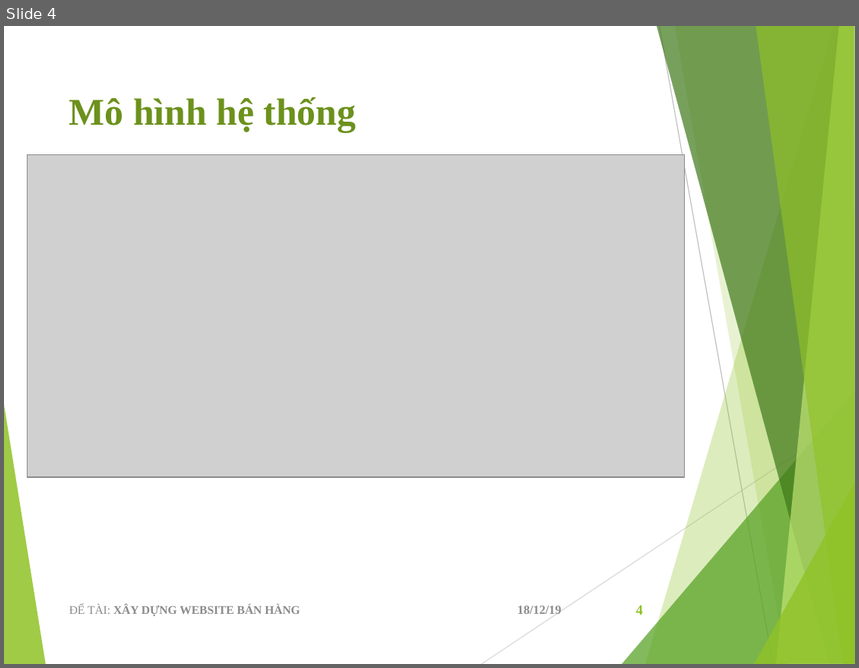
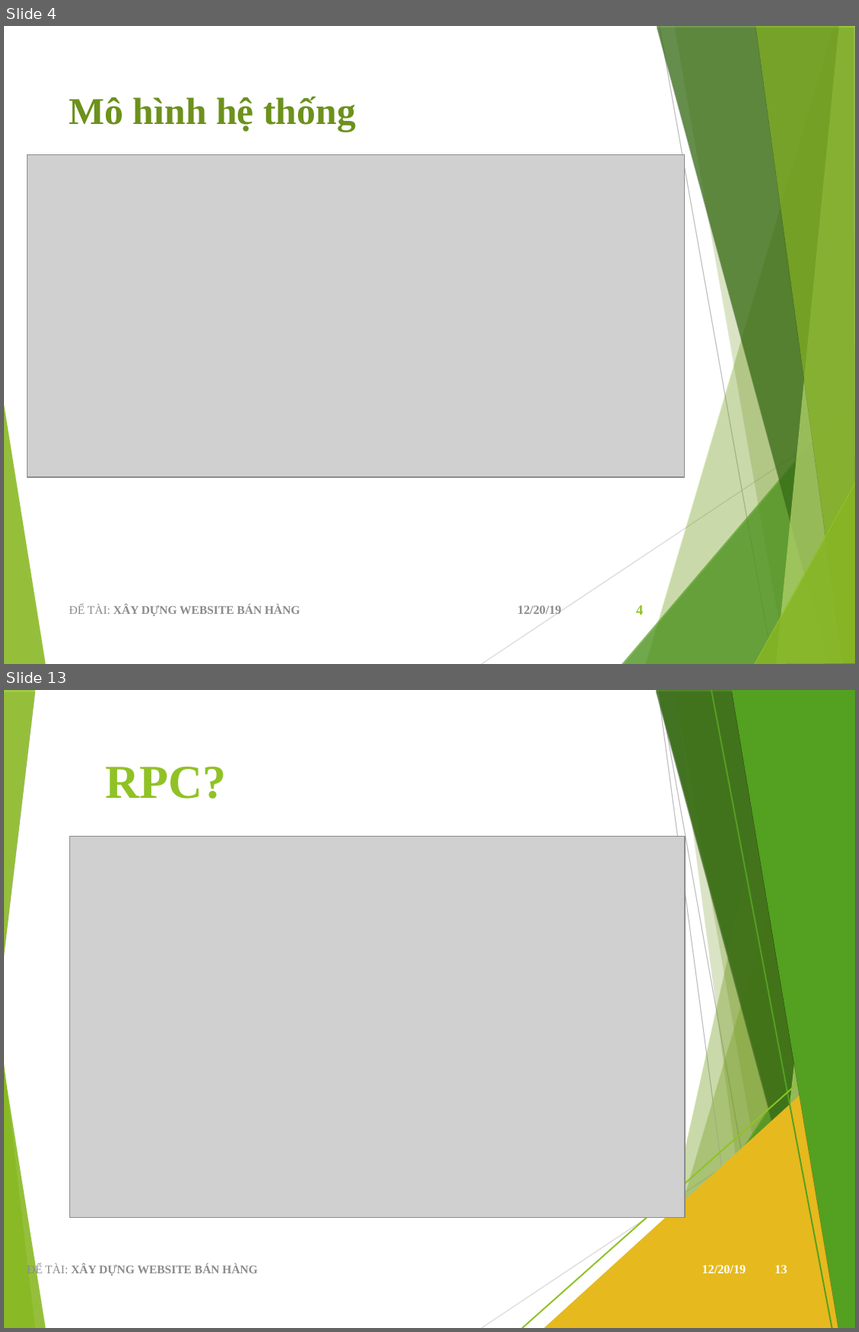
Before and after one commit to viet97/doandocs, a slide deck: DATN_Presentation.pptx. Shown one above the other, each under a label of ours: slide 4 before the commit, slides 4 and 13 after it; the slides between them are not shown. The pictures are 859x668 and 859x1332 pixels, drawn with LibreOffice and Linux fonts; fonts in the diff are those of the drawing; grey boxes stand for pictures. Boxes give left, top, right and bottom in pixels: in the first picture for what was removed or moved away, otherwise in the second. Text is boxed around its words. In the diff, an @@ line names an element or a change of style, - is before the commit and + after.

```diff
--- a/DATN_Presentation.pptx
+++ b/DATN_Presentation.pptx
@@ slide 13 added at [4, 690, 855, 1328], background #FFFFFF; not listed: 10 template elements that a slide beside it also shows @@
@@ triangle added at [4, 690, 35, 954], fill #90C226 at 85% opacity @@
@@ line added from (712, 690) to (832, 1328), #54A021 1.25 pt @@
@@ freeform shape added at [732, 690, 855, 1328], fill #54A021 @@
@@ text added at [106, 767, 227, 799], 40 pt, text #90C226, bold @@
+RPC?
@@ picture added at [69, 837, 685, 1217] @@
@@ line added from (855, 1033) to (522, 1328), #90C226 1.25 pt @@
@@ triangle added at [544, 1046, 855, 1328], fill #E6B91E @@
@@ group added at [4, 690, 855, 1328]: 5 freeform shapes, 3 triangles, 2 lines @@
@@ text added at [27, 1265, 258, 1277], 10 pt, text #8B8B8B, bold @@
+ĐỂ TÀI: XÂY DỰNG WEBSITE BÁN HÀNG
@@ text added at [702, 1265, 747, 1274], 10.5 pt, text #FFFFFF, bold @@
+12/20/19
@@ page number added at [775, 1265, 787, 1274], 10.5 pt, text #FFFFFF, bold @@
+13
@@ slide 4 changed as well @@
@@ line (659, 26) - (773, 664): stroke #BFBFBF 0.75 pt to #BFBFBF 0.74 pt @@
@@ line (481, 664) - (855, 415): stroke #D9D9D9 0.75 pt to #D9D9D9 0.74 pt @@
@@ shadow on in 7 elements at [645, 26, 855, 664], [675, 26, 855, 664], [622, 391, 855, 664], [657, 26, 855, 664], [776, 26, 855, 664], [756, 26, 855, 664], [754, 481, 855, 664] @@
@@ text "ĐỂ TÀI: XÂY DỰNG WEBSITE ..." at [69, 605, 300, 617]: text colour #8C8C8C to #8B8B8B @@
@@ text at [518, 606, 562, 614]: text changed; text colour #8C8C8C to #8B8B8B @@
-18/12/19
+12/20/19
```
Also in this commit, not shown: 18 other slides changed, 2 other slides added.
